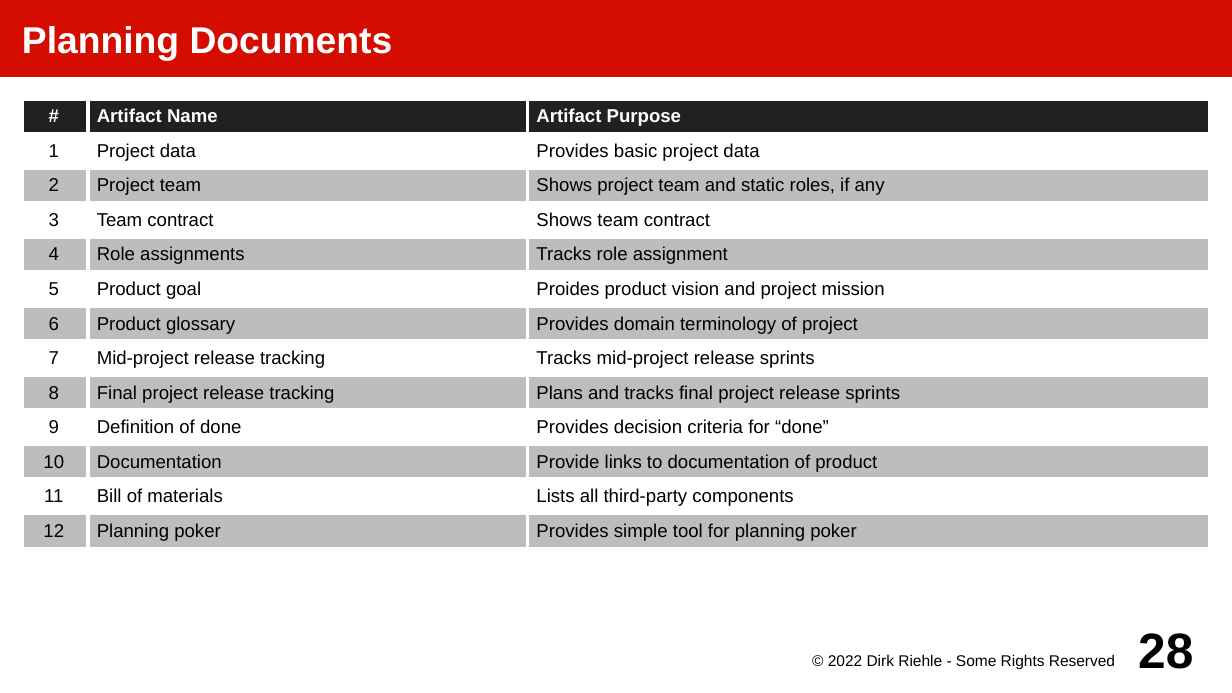
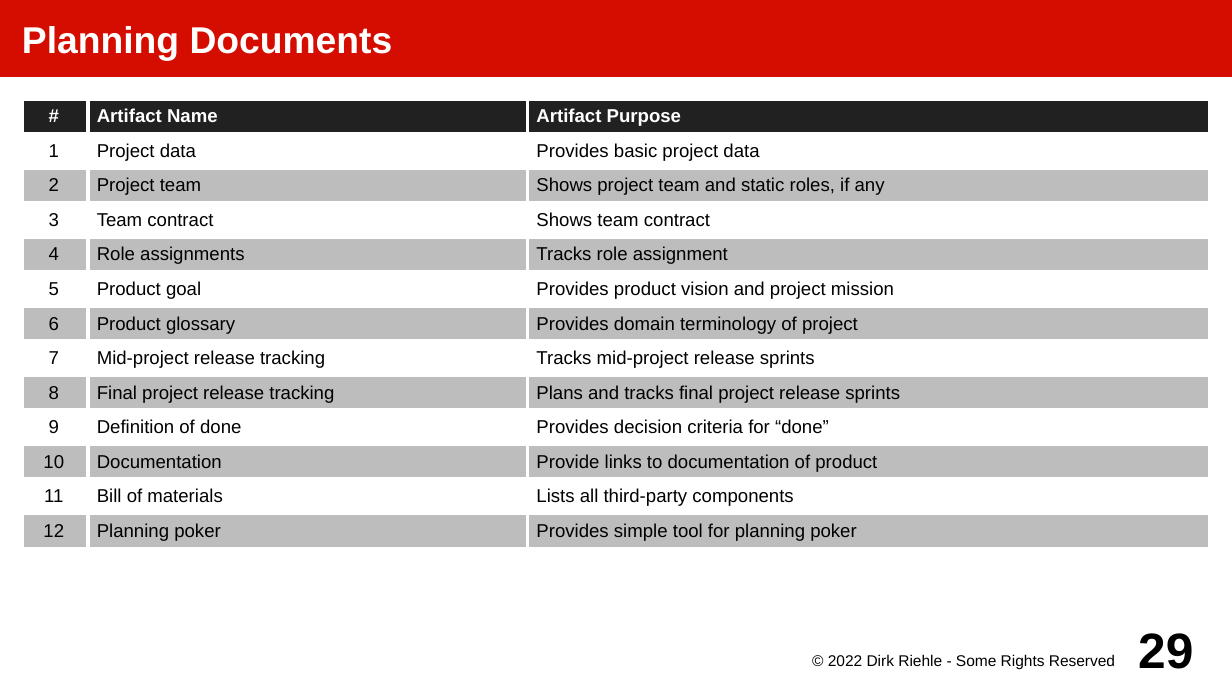
Before and after one commit to dirkriehle/amos-course, a slide deck: slide 29 of Lecture slides/AMOS A02 - Project Setup.odp (slide 28 before the commit). Drawn at 1232x693 pixels with LibreOffice and Linux fonts; fonts in the diff are those of the drawing. Boxes give left, top, right and bottom in pixels: in the first picture for what was removed or moved away, otherwise in the second. Text is boxed around its words. In the diff, an @@ line names an element or a change of style, - is before the commit and + after.

```diff
--- a/Lecture slides/AMOS A02 - Project Setup.odp
+++ b/Lecture slides/AMOS A02 - Project Setup.odp
@@ table at (x1=22, y1=99, x2=1211, y2=549) @@
-row 6, column 3: Proides product vision and project mission
+row 6, column 3: Provides product vision and project mission
@@ page number at (x1=1138, y1=633, x2=1193, y2=669): text changed @@
-28
+29
```
Also in this commit, not shown: 9 other slides changed, 1 slide added, 3 other files.
